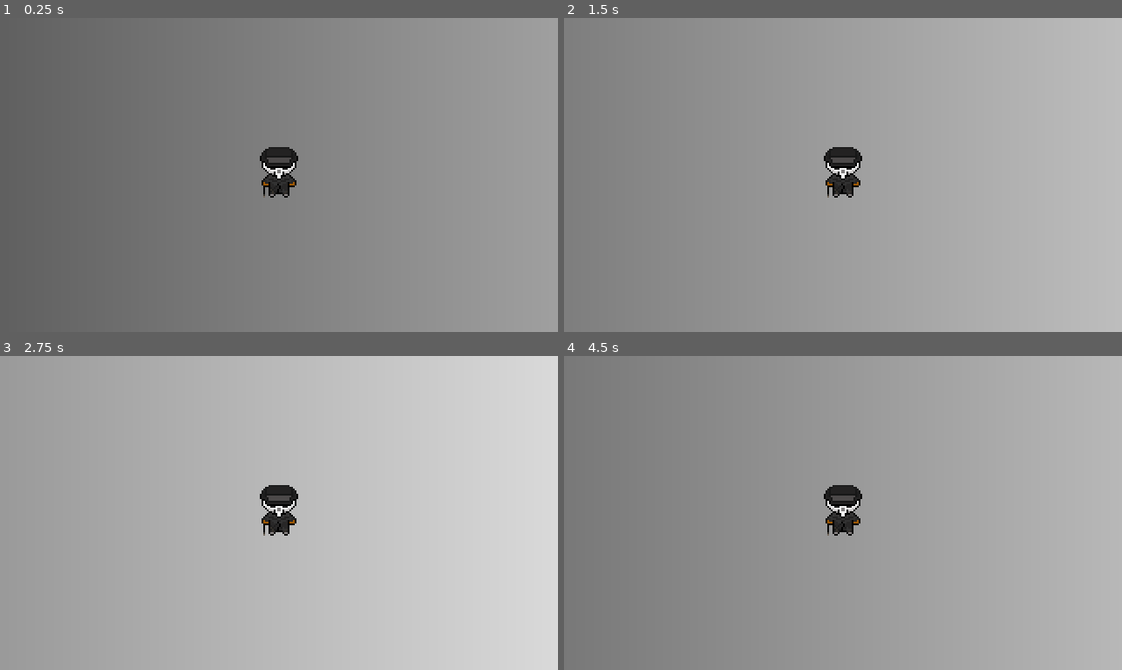
Above: before the commit, frames 1-4 (two rows, left to right).
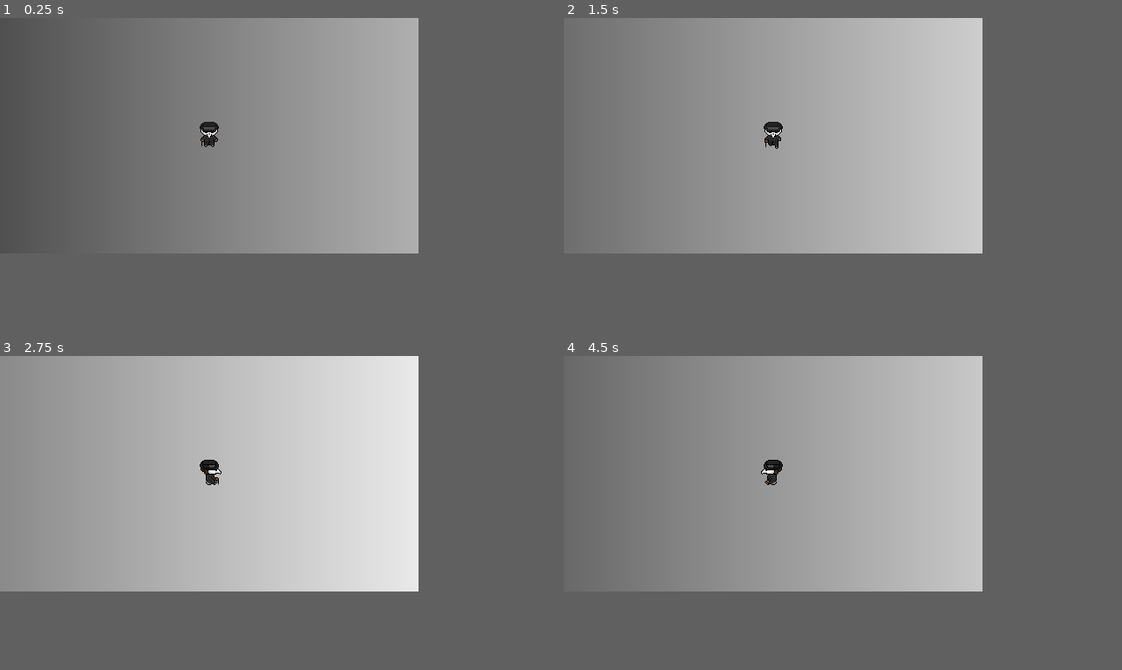
Above: after the commit, the same moments.

Repository: DecodingInspire9211/plague
Game: Godot game, scene res://Scenes/Playground.tscn
The game is run twice, just before and just after one commit, with the same random seed, the same clock (stepped at 60 frames per second) and the same inputs.
Inputs:
- Up to frame 1 (0.25 s): no input
- Up to frame 2 (1.5 s): tap Enter at 0.5 s; hold D (player_right) 0.53-1.28 s; hold Shift (player_run) 0.53-1.28 s; hold S (player_down) from 1.28 s (still down); tap Shift (player_run) at 1.35 s
- Up to frame 3 (2.75 s): release S (player_down) at 2.03 s; hold D (player_right) from 2.03 s (still down); hold Shift (player_run) from 2.03 s (still down)
- Up to frame 4 (4.5 s): release D (player_right) at 2.78 s; release Shift (player_run) at 2.78 s; hold W (player_up) 2.78-3.53 s; tap Shift (player_run) at 2.85, 4.35 s; hold Shift (player_run) 3.53-4.28 s; hold A (player_left) from 3.53 s (still down); tap Space at 4.25 s
In our replay, the window is 640x360 before the commit and 480x270 after it. These sizes can differ from the game's own. Grey fills any space a smaller window leaves; there, only what the larger window draws over its background counts as a difference.

The runs differ from the first frame. In frame 1, 19% of the frame differs, in the area x 0-75%, y 0-100%; in frame 2, 21%; in frame 3, 21%; in frame 4, 21%.

Commit message:
implement animation

Diff:
--- a/Assets/Entities/Player/Player.tscn
+++ b/Assets/Entities/Player/Player.tscn
@@ -7,17 +7,31 @@
 script/source = "extends AnimatedSprite2D
 
 func _ready():
-	# Load the SpriteFrames resource
 	sprite_frames = load(\"res://Assets/Entities/Player/player.tres\")
-
-	# Play an animation
-	play(\"idle\")
+	play(\"mv_down\")
+	frame = 0
+	pause()
 
 func _process(delta):
-	if Input.is_action_pressed(\"player_down\"):
-		play(\"mv_down\")
+	var direction = Input.get_vector(\"player_left\", \"player_right\", \"player_up\", \"player_down\")
+	var is_sprinting = Input.is_action_pressed(\"player_run\")
+
+	if direction != Vector2.ZERO:
+		var animation_name = match_direction_to_animation(direction)
+		if animation_name != animation:
+			play(animation_name)
+		else:
+			play()
+		speed_scale = 2.0 if is_sprinting else 1.0
 	else:
-		play(\"idle\")
+		frame = 0
+		pause()
+
+func match_direction_to_animation(direction: Vector2) -> String:
+	if abs(direction.y) > abs(direction.x):
+		return \"mv_down\" if direction.y > 0 else \"mv_up\"
+	else:
+		return \"mv_right\" if direction.x > 0 else \"mv_left\"
 "
 
 [sub_resource type="RectangleShape2D" id="RectangleShape2D_ow5bo"]
@@ -31,7 +45,7 @@
 
 [node name="AnimatedSprite2D" type="AnimatedSprite2D" parent="." unique_id=551129359]
 sprite_frames = ExtResource("2_46rqe")
-animation = &"idle"
+animation = &"mv_up"
 script = SubResource("GDScript_n3sr1")
 
 [node name="CollisionShape2D" type="CollisionShape2D" parent="." unique_id=53437776]
--- a/Assets/Entities/Player/player.tres
+++ b/Assets/Entities/Player/player.tres
@@ -1,34 +1,97 @@
 [gd_resource type="SpriteFrames" format=3 uid="uid://dg4dv5evtthaq"]
 
-[ext_resource type="Texture2D" uid="uid://h1qtt1xhli7u" path="res://Assets/Entities/Player/Animations/sprite_1.png" id="1_c47ye"]
-[ext_resource type="Texture2D" uid="uid://csnskfjaiutxy" path="res://Assets/Entities/Player/Animations/sprite_2.png" id="2_3bbpi"]
-[ext_resource type="Texture2D" uid="uid://dn4mc2isl713w" path="res://Assets/Entities/Player/Animations/sprite_3.png" id="3_1ew2n"]
-[ext_resource type="Texture2D" uid="uid://cufft1rlecaet" path="res://Assets/Entities/Player/Animations/sprite_4.png" id="4_nkguk"]
+[ext_resource type="Texture2D" uid="uid://dh8exm4qtp0di" path="res://Assets/Entities/Player/Animations/sprite_00.png" id="1_7acj3"]
+[ext_resource type="Texture2D" uid="uid://cr8cauyahr0i3" path="res://Assets/Entities/Player/Animations/sprite_01.png" id="2_4fqdr"]
+[ext_resource type="Texture2D" uid="uid://cdaved6mnaxua" path="res://Assets/Entities/Player/Animations/sprite_02.png" id="3_jm6mk"]
+[ext_resource type="Texture2D" uid="uid://6a3t6xq6cmji" path="res://Assets/Entities/Player/Animations/sprite_03.png" id="4_fq87l"]
+[ext_resource type="Texture2D" uid="uid://byogg6d4qpiu" path="res://Assets/Entities/Player/Animations/sprite_04.png" id="5_c8t3m"]
+[ext_resource type="Texture2D" uid="uid://dhytennae4r6n" path="res://Assets/Entities/Player/Animations/sprite_05.png" id="6_62pgc"]
+[ext_resource type="Texture2D" uid="uid://ds618pllxge6c" path="res://Assets/Entities/Player/Animations/sprite_06.png" id="7_oyo77"]
+[ext_resource type="Texture2D" uid="uid://c8wedtlvprn01" path="res://Assets/Entities/Player/Animations/sprite_07.png" id="8_vwftk"]
+[ext_resource type="Texture2D" uid="uid://g7e4q523wbt5" path="res://Assets/Entities/Player/Animations/sprite_08.png" id="9_ep6jw"]
+[ext_resource type="Texture2D" uid="uid://cgqhg4hyokvf1" path="res://Assets/Entities/Player/Animations/sprite_09.png" id="10_wrqgp"]
+[ext_resource type="Texture2D" uid="uid://buo1dwuqnfbx" path="res://Assets/Entities/Player/Animations/sprite_10.png" id="11_bgefh"]
+[ext_resource type="Texture2D" uid="uid://cecfji8w4fnkm" path="res://Assets/Entities/Player/Animations/sprite_11.png" id="12_1ca45"]
+[ext_resource type="Texture2D" uid="uid://dflcvbsn3r646" path="res://Assets/Entities/Player/Animations/sprite_12.png" id="13_qpx8w"]
+[ext_resource type="Texture2D" uid="uid://bcjlnn0yffntv" path="res://Assets/Entities/Player/Animations/sprite_13.png" id="14_jnx45"]
+[ext_resource type="Texture2D" uid="uid://7qjbrin2hw37" path="res://Assets/Entities/Player/Animations/sprite_14.png" id="15_4x042"]
+[ext_resource type="Texture2D" uid="uid://dumrqlfim5n3s" path="res://Assets/Entities/Player/Animations/sprite_15.png" id="16_jxhd6"]
 
 [resource]
 animations = [{
 "frames": [{
 "duration": 1.0,
-"texture": ExtResource("1_c47ye")
+"texture": ExtResource("1_7acj3")
 }],
 "loop": true,
 "name": &"idle",
-"speed": 5.0
+"speed": 4.0
 }, {
 "frames": [{
 "duration": 1.0,
-"texture": ExtResource("1_c47ye")
+"texture": ExtResource("1_7acj3")
 }, {
 "duration": 1.0,
-"texture": ExtResource("2_3bbpi")
+"texture": ExtResource("2_4fqdr")
 }, {
 "duration": 1.0,
-"texture": ExtResource("3_1ew2n")
+"texture": ExtResource("3_jm6mk")
 }, {
 "duration": 1.0,
-"texture": ExtResource("4_nkguk")
+"texture": ExtResource("4_fq87l")
 }],
 "loop": true,
 "name": &"mv_down",
-"speed": 5.0
+"speed": 4.0
+}, {
+"frames": [{
+"duration": 1.0,
+"texture": ExtResource("5_c8t3m")
+}, {
+"duration": 1.0,
+"texture": ExtResource("6_62pgc")
+}, {
+"duration": 1.0,
+"texture": ExtResource("7_oyo77")
+}, {
+"duration": 1.0,
+"texture": ExtResource("8_vwftk")
+}],
+"loop": true,
+"name": &"mv_left",
+"speed": 4.0
+}, {
+"frames": [{
+"duration": 1.0,
+"texture": ExtResource("9_ep6jw")
+}, {
+"duration": 1.0,
+"texture": ExtResource("10_wrqgp")
+}, {
+"duration": 1.0,
+"texture": ExtResource("11_bgefh")
+}, {
+"duration": 1.0,
+"texture": ExtResource("12_1ca45")
+}],
+"loop": true,
+"name": &"mv_right",
+"speed": 4.0
+}, {
+"frames": [{
+"duration": 1.0,
+"texture": ExtResource("13_qpx8w")
+}, {
+"duration": 1.0,
+"texture": ExtResource("14_jnx45")
+}, {
+"duration": 1.0,
+"texture": ExtResource("15_4x042")
+}, {
+"duration": 1.0,
+"texture": ExtResource("16_jxhd6")
+}],
+"loop": true,
+"name": &"mv_up",
+"speed": 4.0
 }]
--- a/project.godot
+++ b/project.godot
@@ -17,8 +17,8 @@
 
 [display]
 
-window/size/viewport_width=320
-window/size/viewport_height=180
+window/size/viewport_width=480
+window/size/viewport_height=270
 window/stretch/mode="viewport"
 window/stretch/scale_mode="integer"
 window/vsync/vsync_mode=2
Renamed: Assets/Entities/Player/Animations/sprite_1.png -> Assets/Entities/Player/Animations/sprite_00.png
Not shown, added: Assets/Entities/Player/Animations/sprite_00.png.import
Renamed: Assets/Entities/Player/Animations/sprite_2.png -> Assets/Entities/Player/Animations/sprite_01.png
Not shown, added: Assets/Entities/Player/Animations/sprite_01.png.import
Renamed: Assets/Entities/Player/Animations/sprite_3.png -> Assets/Entities/Player/Animations/sprite_02.png
Not shown, added: Assets/Entities/Player/Animations/sprite_02.png.import
Renamed: Assets/Entities/Player/Animations/sprite_4.png -> Assets/Entities/Player/Animations/sprite_03.png
Not shown, changed: Assets/Entities/Player/Animations/sprite_03.png.import
Binary file added: Assets/Entities/Player/Animations/sprite_04.png
Not shown, added: Assets/Entities/Player/Animations/sprite_04.png.import
Binary file added: Assets/Entities/Player/Animations/sprite_05.png
Not shown, added: Assets/Entities/Player/Animations/sprite_05.png.import
(and 20 more such lines)
